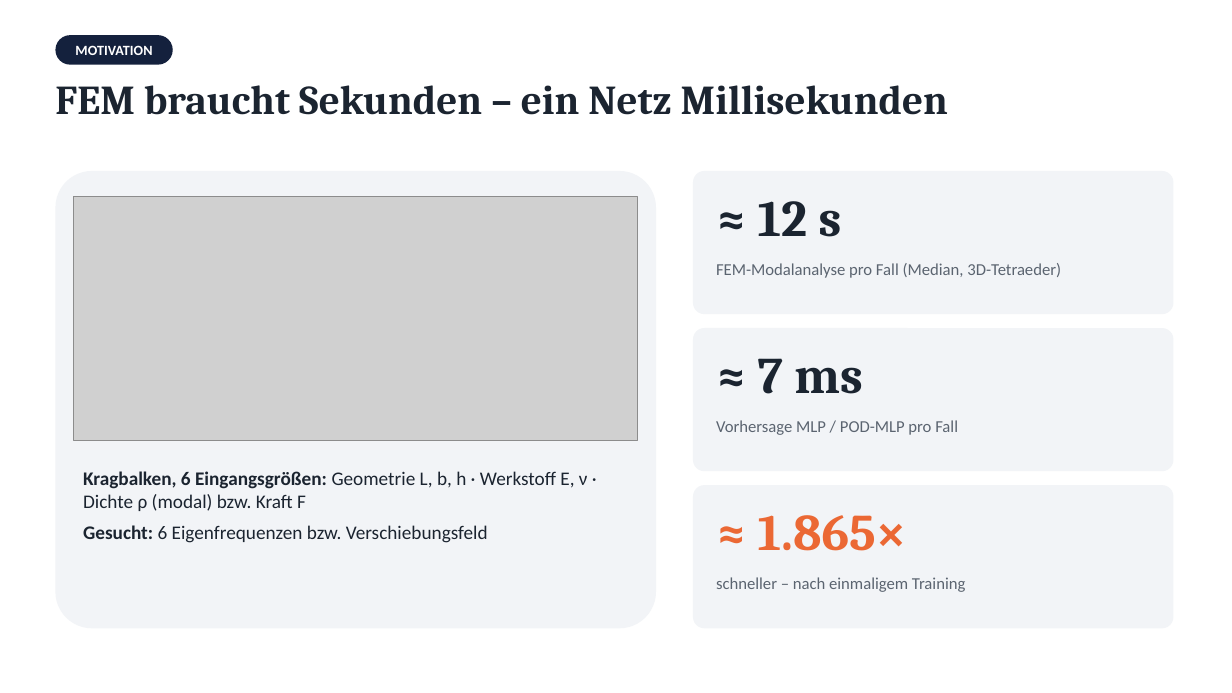
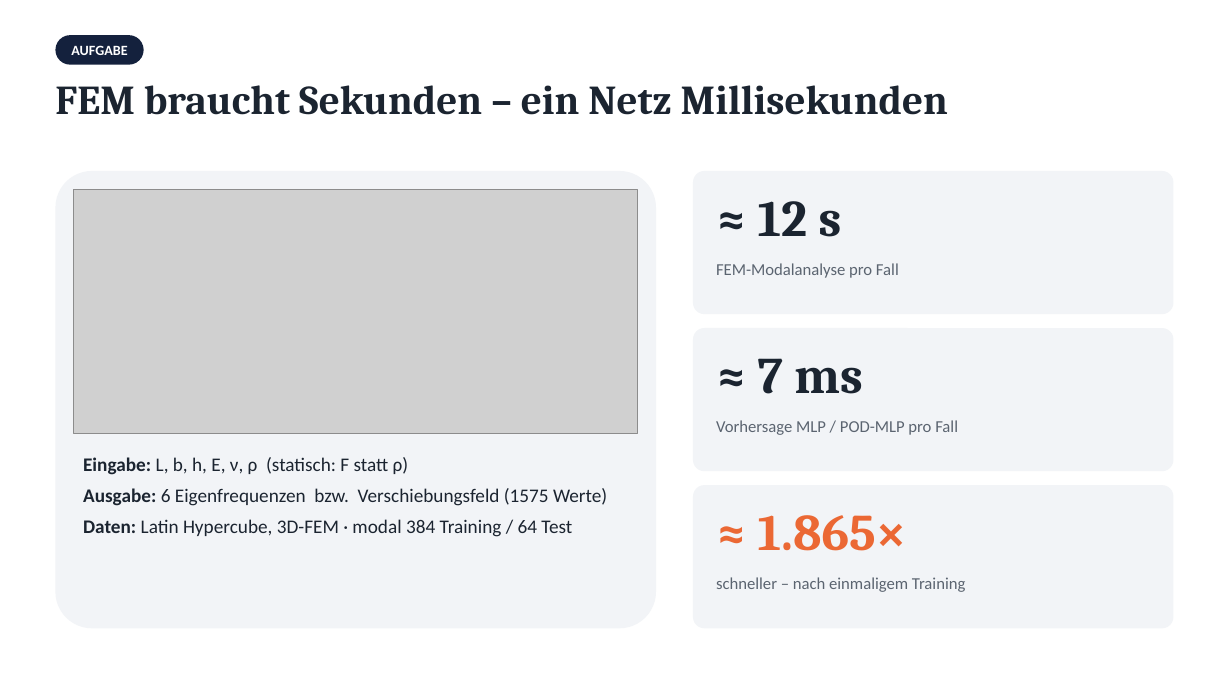
Before and after one commit to mircobuck/Seminar-I---Neuronale-Netz-als-Ersatzmodell-fuer-strukturmechanische-Berechnung, a slide deck: slide 2 of Praesentation/Vortrag_MLP_POD-MLP.pptx. Drawn at 1232x693 pixels with LibreOffice and Linux fonts; fonts in the diff are those of the drawing; grey boxes stand for pictures. Boxes give left, top, right and bottom in pixels: in the first picture for what was removed or moved away, otherwise in the second. Text is boxed around its words. In the diff, an @@ line names an element or a change of style, - is before the commit and + after.

```diff
--- a/Praesentation/Vortrag_MLP_POD-MLP.pptx
+++ b/Praesentation/Vortrag_MLP_POD-MLP.pptx
@@ rounded rectangle "AUFGABE": place and size @@
-rounded rectangle "AUFGABE" at [55,35,173,65]
+rounded rectangle "AUFGABE" at [55,35,143,65]
@@ text in rounded rectangle at [71,45,127,55]: text changed @@
-MOTIVATION
+AUFGABE
@@ picture: place and size @@
-picture at [74,197,638,441]
+picture at [74,190,638,434]
@@ text at [716,263,899,278]: text changed @@
-FEM-Modalanalyse pro Fall (Median, 3D-Tetraeder)
+FEM-Modalanalyse pro Fall
@@ text at [83,457,607,537]: text changed @@
-Kragbalken, 6 Eingangsgrößen: Geometrie L, b, h · Werkstoff E, ν · Dichte ρ (modal) bzw. Kraft F
-Gesucht: 6 Eigenfrequenzen bzw. Verschiebungsfeld
+Eingabe: L, b, h, E, ν, ρ (statisch: F statt ρ)
+Ausgabe: 6 Eigenfrequenzen bzw. Verschiebungsfeld (1575 Werte)
+Daten: Latin Hypercube, 3D-FEM · modal 384 Training / 64 Test
```
Also in this commit, not shown: 3 other slides changed, 2 slides added, 12 slides removed, 7 other files.
